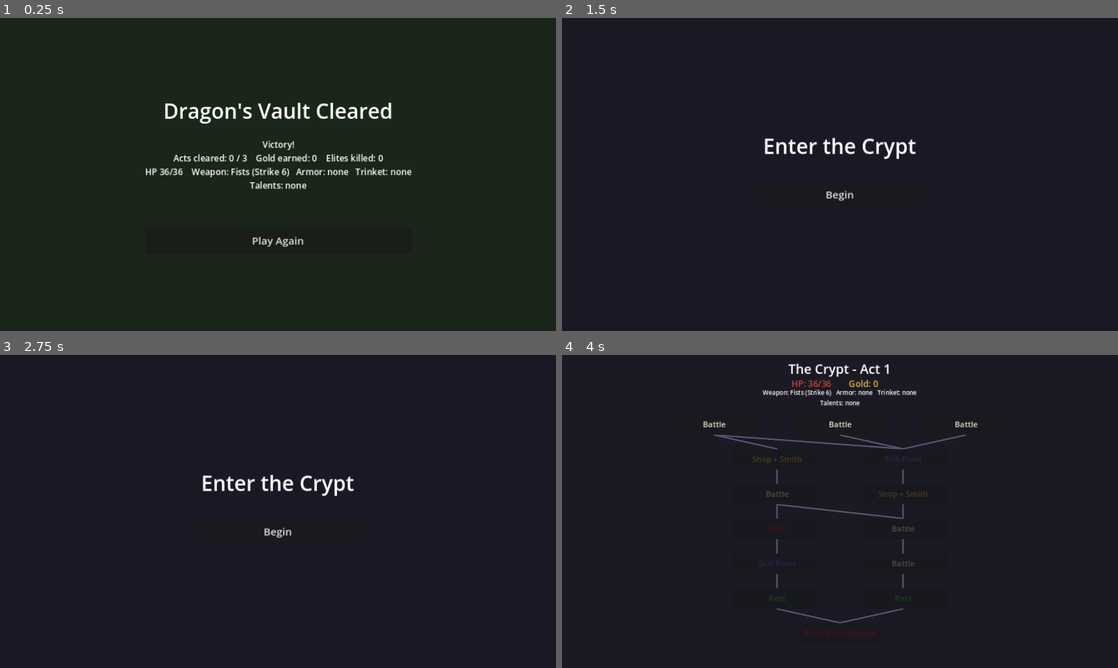
Above: before the commit, frames 1-4 (two rows, left to right).
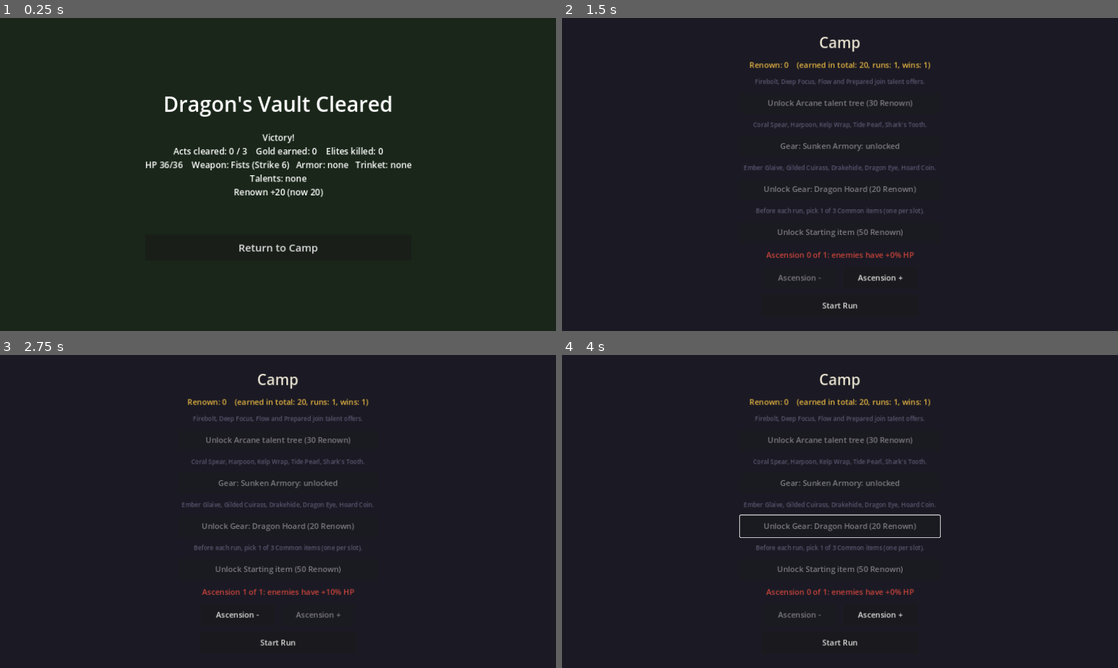
Above: after the commit, the same moments.

Repository: shaharFranses/dungeon-loadout
Game: Godot game, scene res://scenes/result.tscn
The game is run twice, just before and just after one commit, with the same random seed, the same clock (stepped at 60 frames per second) and the same inputs. This scene is started directly instead of the project's main scene.
Inputs (mouse positions are in pixels of both pictures, inside the frame that each line leads up to):
- Up to frame 1 (0.25 s): no input
- Up to frame 2 (1.5 s): click "Play Again" (after the commit: "Return to Camp") at 0.5 s; click (840, 146) at 1.25 s, where only the run after the commit has a clickable "Unlock Gear: Sunken Armory (2…"
- Up to frame 3 (2.75 s): click (316, 614) at 2 s, where only the run after the commit has a clickable "Ascension +"
- Up to frame 4 (4 s): click (801, 614) at 2.75 s, where only the run after the commit has a clickable "Ascension -"; click (840, 530) at 3.5 s, where only the run before the commit has a clickable "Begin"

The runs differ from the first frame. In frame 1, 4.5% of the frame differs, in the area x 26-74%, y 24-76%; in frame 2, 3.4%; in frame 3, 3.4%; in frame 4, 4.9%, in the area x 25-75%, y 2-93%.

Commit message:
LOOP_SPEC v3.6 Stage D: Renown, camp unlocks, Ascension, saved progress
Implements LOOP_SPEC section 5 (Stage D) on top of 739655e (Stage C v3.6).

Meta progress
- Renown per run: acts cleared x10 + elites x3 + bosses x10, +20 for a win,
  banked once on the results screen ("Return to Camp").
- New camp screen before every run: unlock the Arcane tree (30), gear
  batches Sunken Armory and Dragon Hoard (20 each, 5 new items each) and a
  Starting item choice (50: 1 of 3 Commons, one per slot, own RNG so the
  run seed is unchanged).
- Arcane locked behind Renown: the first offer shows the 2 open Skills and
  Arcane passives are left out until it is unlocked.
- Ascension after the first win: +10% enemy HP per level (summons too),
  up to 5; a win at your top level opens the next.
- Saved in window.localStorage (dungeon_loadout_meta_v1), user:// file
  off the web; the camp warns if storage is unavailable.
- QA hooks (qa=1 only): meta=reset, renown=N.

QA fixes from Stage C
- Dead enemies never act; Thorns killing a Rend attacker cancels its bleed;
  the enemy turn stops once every enemy is dead.
- Strike button shows its real damage with one-off modifiers on a second
  line (first-Strike trinket, Hexed -N); the Strike uses the same number.
- DLACTION/DLUI log the intent label (breath) with kind: heavy.

/docs: build-v3d web export (no .gz).

Diff:
--- /dev/null
+++ b/scenes/camp.tscn
@@ -0,0 +1,12 @@
+[gd_scene load_steps=2 format=3]
+
+[ext_resource type="Script" path="res://scripts/camp_scene.gd" id="1_1"]
+
+[node name="Camp" type="Control"]
+layout_mode = 3
+anchors_preset = 15
+anchor_right = 1.0
+anchor_bottom = 1.0
+grow_horizontal = 2
+grow_vertical = 2
+script = ExtResource("1_1")
--- a/scenes/result.tscn
+++ b/scenes/result.tscn
@@ -55,6 +55,6 @@
 custom_minimum_size = Vector2(0, 60)
 layout_mode = 2
 theme_override_font_sizes/font_size = 24
-text = "Play Again"
+text = "Return to Camp"
 
 [connection signal="pressed" from="VBox/PlayAgainButton" to="." method="_on_play_again_pressed"]
--- a/scripts/boot_scene.gd
+++ b/scripts/boot_scene.gd
@@ -5,4 +5,5 @@
 	RunState.qa_dump_ui(self, "boot")
 
 func _on_begin_pressed():
-	get_tree().change_scene_to_file("res://scenes/map.tscn")
+	# Stage D: the camp (Renown unlocks, Ascension) comes before every run.
+	get_tree().change_scene_to_file("res://scenes/camp.tscn")
--- /dev/null
+++ b/scripts/camp_scene.gd
@@ -0,0 +1,103 @@
+extends Control
+## Camp between runs (LOOP_SPEC section 5, Stage D): spend Renown on unlocks,
+## pick an Ascension level, then start the run. With the "start_item" unlock,
+## Start Run first offers 1 Common item per slot.
+
+const GearData = preload("res://scripts/gear_data.gd")
+const UiUtil = preload("res://scripts/ui_util.gd")
+
+var phase: String = "camp"
+var options: Array = []
+
+
+func _ready():
+	DisplayServer.window_set_title("dungeon_loadout")
+	_build()
+
+
+func _clear():
+	for child in get_children():
+		remove_child(child)
+		child.queue_free()
+
+
+func _build():
+	_clear()
+	if phase == "start_item":
+		_build_start_item()
+	else:
+		_build_camp()
+
+
+func _build_camp():
+	var meta: Dictionary = RunState.meta
+	var box := UiUtil.make_screen(self, "Camp")
+	box.add_child(UiUtil.make_label("Renown: %d    (earned in total: %d, runs: %d, wins: %d)" % [
+			int(meta.renown), int(meta.renown_total), int(meta.runs), int(meta.wins)], 18, UiUtil.GOLD))
+	for unlock_id in RunState.UNLOCK_ORDER:
+		var def: Dictionary = RunState.UNLOCKS[unlock_id]
+		box.add_child(UiUtil.make_label(String(def.text), 14, UiUtil.DIM))
+		var button: Button
+		if RunState.is_unlocked(unlock_id):
+			button = UiUtil.make_button("%s: unlocked" % def.name, func(): pass, 460.0)
+			button.disabled = true
+		else:
+			button = UiUtil.make_button("Unlock %s (%d Renown)" % [def.name, def.cost], _on_unlock.bind(unlock_id), 460.0)
+			button.disabled = not RunState.can_buy_unlock(unlock_id)
+		box.add_child(button)
+	var max_asc := int(meta.max_ascension)
+	if max_asc > 0:
+		var level := clampi(int(meta.ascension), 0, max_asc)
+		box.add_child(UiUtil.make_label("Ascension %d of %d: enemies have +%d%% HP" % [
+				level, max_asc, roundi(level * RunState.ASCENSION_HP_STEP * 100.0)], 18, UiUtil.HP))
+		var row := HBoxContainer.new()
+		row.alignment = BoxContainer.ALIGNMENT_CENTER
+		row.add_theme_constant_override("separation", 16)
+		var down := UiUtil.make_button("Ascension -", _on_ascension.bind(level - 1), 170.0)
+		down.disabled = level <= 0
+		var up := UiUtil.make_button("Ascension +", _on_ascension.bind(level + 1), 170.0)
+		up.disabled = level >= max_asc
+		row.add_child(down)
+		row.add_child(up)
+		box.add_child(row)
+	else:
+		box.add_child(UiUtil.make_label("Ascension unlocks after your first win.", 15, UiUtil.DIM))
+	if not RunState.meta_storage_ok:
+		box.add_child(UiUtil.make_label("Progress can't be saved in this browser; it lasts until you close the page.", 14, UiUtil.HP))
+	box.add_child(UiUtil.make_button("Start Run", _on_start))
+	RunState.qa_dump_ui(self, "camp", {"phase": "camp", "meta": meta, "storage_ok": RunState.meta_storage_ok})
+
+
+func _build_start_item():
+	var box := UiUtil.make_screen(self, "Choose a starting item")
+	box.add_child(UiUtil.make_label(UiUtil.status_line(), 16, UiUtil.GOLD))
+	for item in options:
+		box.add_child(UiUtil.make_label(GearData.describe(item), 16, GearData.RARITY_COLORS[item.rarity]))
+		box.add_child(UiUtil.make_button("Take %s" % item.name, _on_take.bind(item)))
+	box.add_child(UiUtil.make_button("No item", _on_take.bind({})))
+	RunState.qa_dump_ui(self, "camp", {"phase": "start_item", "offers": options})
+
+
+func _on_unlock(unlock_id: String):
+	if RunState.buy_unlock(unlock_id):
+		_build()
+
+
+func _on_ascension(level: int):
+	RunState.set_ascension(level)
+	_build()
+
+
+func _on_start():
+	RunState.reset_run()
+	if RunState.is_unlocked("start_item"):
+		options = RunState.start_item_options()
+		phase = "start_item"
+		_build()
+		return
+	get_tree().change_scene_to_file("res://scenes/map.tscn")
+
+
+func _on_take(item: Dictionary):
+	RunState.take_start_item(item)
+	get_tree().change_scene_to_file("res://scenes/map.tscn")
--- a/scripts/combat_scene.gd
+++ b/scripts/combat_scene.gd
@@ -192,7 +192,10 @@
 		elif skill.type == "strike_and_block":
 			skill_button.text = "Skill (Atk %d + Blk %d)" % [skill.damage, skill.block]
 
-	strike_button.text = "Strike (%d)" % RunState.get_strike_damage()
+	var preview: Dictionary = combat_state.strike_preview()
+	strike_button.text = "Strike (%d)" % preview.damage
+	if not preview.notes.is_empty():
+		strike_button.text += "\n" + ", ".join(preview.notes)
 	guard_button.text = "Guard (%d)" % RunState.get_guard_amount()
 	if has_skill and combat_state.skill_is_free():
 		skill_button.text += " FREE"
@@ -231,7 +234,7 @@
 	var foes: Array = []
 	for enemy in combat_state.enemies:
 		foes.append({"name": enemy.display_name, "hp": enemy.current_hp, "max_hp": enemy.max_hp,
-				"intent": enemy.get_current_intent().type, "block": enemy.block})
+				"intent": combat_state.intent_name(enemy.get_current_intent()), "block": enemy.block})
 	RunState.qa_dump_ui(self, "combat", {"turn": combat_state.player_turn_number,
 			"focus": combat_state.player_focus, "enemies": foes,
 			"enrage": combat_state.get_enrage_bonus(), "node": RunState.current_node_type,
--- a/scripts/combat_state.gd
+++ b/scripts/combat_state.gd
@@ -103,8 +103,33 @@
 	emit_signal("player_turn_started")
 
 func _make_enemy(setup: Dictionary) -> Enemy:
-	return Enemy.new(setup.id, setup.name, setup.hp, setup.pattern,
+	# Stage D Ascension: +10% enemy HP per level (summons included).
+	return Enemy.new(setup.id, setup.name, RunState.enemy_hp(int(setup.hp)), setup.pattern,
 			int(setup.get("offset", 0)), bool(setup.get("boss", false)))
+
+## What the next Strike will deal, plus the one-off modifiers behind it
+## (first-Strike trinket bonus, Hex). Used by both the button label and the Strike itself.
+func strike_preview() -> Dictionary:
+	var damage: int = RunState.get_strike_damage()
+	var notes: Array = []
+	var first_bonus := RunState.get_first_strike_bonus()
+	if not first_strike_used and first_bonus > 0:
+		damage += first_bonus
+		notes.append("%s +%d" % [String(RunState.gear.trinket.get("name", "First Strike")), first_bonus])
+	if player_hex > 0:
+		damage = maxi(0, damage - player_hex)
+		notes.append("Hexed -%d" % player_hex)
+	return {"damage": damage, "notes": notes}
+
+func any_enemy_alive() -> bool:
+	for enemy in enemies:
+		if enemy.is_alive():
+			return true
+	return false
+
+## Name used in QA logs: the intent's own label when it has one (Breath), else its type.
+static func intent_name(intent: Dictionary) -> String:
+	return String(intent.get("label", intent.type)).to_lower()
 
 func skill_is_free() -> bool:
 	var every := RunState.get_free_skill_every()
@@ -125,13 +150,9 @@
 
 	var target_index = selected_enemy_index
 	var weapon: Dictionary = RunState.weapon
-	var damage: int = RunState.get_strike_damage()
-	if not first_strike_used:
-		damage += RunState.get_first_strike_bonus()
-		first_strike_used = true
-	if player_hex > 0:
-		damage = maxi(0, damage - player_hex)
-		player_hex = 0
+	var damage: int = strike_preview().damage
+	first_strike_used = true
+	player_hex = 0
 	var instakill: float = float(weapon.get("instakill", 0.0))
 	if instakill > 0.0 and not target.is_boss and RunState.rng.randf() < instakill:
 		_deal_damage_to_enemy(target_index, target.current_hp + target.block)
@@ -279,7 +300,7 @@
 		_run_intent(enemy, i)
 
 		await get_tree().create_timer(0.5).timeout
-		if player_hp <= 0:
+		if player_hp <= 0 or not any_enemy_alive():
 			break
 
 	for enemy in acting:
@@ -293,14 +314,19 @@
 	_start_player_turn()
 
 func _run_intent(enemy: Enemy, i: int):
+	# A dead enemy never acts (QA Stage C: a dead Ghoul still struck).
+	if not enemy.is_alive() or not combat_active:
+		return
 	var intent = enemy.get_current_intent()
 	var bonus := get_enrage_bonus()
 	var hp_before := player_hp
 	var block_before := player_block
+	var enemy_hp_before := enemy.current_hp
 	_run_intent_effect(enemy, i, intent, bonus)
-	RunState.qa_log("ACTION", {"turn": player_turn_number, "enemy": enemy.display_name, "intent": intent.type,
-			"value": intent.get("value", 0), "block_before": block_before, "hp": [hp_before, player_hp],
-			"enemy_hp": enemy.current_hp, "enemies": enemies.size()})
+	RunState.qa_log("ACTION", {"turn": player_turn_number, "enemy": enemy.display_name, "intent": intent_name(intent),
+			"kind": intent.type, "value": intent.get("value", 0), "block_before": block_before,
+			"hp": [hp_before, player_hp], "enemy_hp_before": enemy_hp_before, "enemy_hp": enemy.current_hp,
+			"died": not enemy.is_alive(), "enemies": enemies.size()})
 
 func _run_intent_effect(enemy: Enemy, i: int, intent: Dictionary, bonus: int):
 	match intent.type:
@@ -311,8 +337,10 @@
 				_deal_damage_to_player(enemy.attack_value(intent) + bonus, enemy)
 		"rend":
 			_deal_damage_to_player(enemy.attack_value(intent) + bonus, enemy)
-			player_bleed = int(intent.bleed)
-			player_bleed_turns = int(intent.bleed_turns)
+			# If Thorns killed the attacker on this hit, its Rend bleed does not follow.
+			if enemy.is_alive():
+				player_bleed = int(intent.bleed)
+				player_bleed_turns = int(intent.bleed_turns)
 		"tidal":
 			_deal_damage_to_player(enemy.attack_value(intent) + bonus, enemy, 0.5)
 		"drain":
--- a/scripts/gear_data.gd
+++ b/scripts/gear_data.gd
@@ -28,6 +28,10 @@
 	{"id": "moonblade", "slot": "weapon", "name": "Moonblade", "rarity": "rare", "strike": 13},
 	{"id": "knights_greatsword", "slot": "weapon", "name": "Knight's Greatsword", "rarity": "rare", "strike": 14},
 	{"id": "vorpal_sword", "slot": "weapon", "name": "Vorpal Sword", "rarity": "legendary", "strike": 16, "instakill": 0.1},
+	# Stage D unlock batches (camp, 20 Renown each). "batch" items only drop once unlocked.
+	{"id": "coral_spear", "slot": "weapon", "name": "Coral Spear", "rarity": "common", "strike": 9, "batch": "gear_sunken"},
+	{"id": "harpoon", "slot": "weapon", "name": "Harpoon", "rarity": "uncommon", "strike": 11, "burn": 1, "batch": "gear_sunken"},
+	{"id": "ember_glaive", "slot": "weapon", "name": "Ember Glaive", "rarity": "rare", "strike": 13, "burn": 3, "batch": "gear_hoard"},
 ]
 
 # Armor: "block" = Block at the start of each fight, "guard" = extra Block when you Guard.
@@ -44,6 +48,9 @@
 	{"id": "wardens_mail", "slot": "armor", "name": "Warden's Mail", "rarity": "rare", "block": 5, "guard": 3},
 	{"id": "spiked_plate", "slot": "armor", "name": "Spiked Plate", "rarity": "rare", "block": 6, "guard": 1, "thorns": 2},
 	{"id": "dragonscale", "slot": "armor", "name": "Dragonscale", "rarity": "legendary", "block": 8, "guard": 3},
+	{"id": "kelp_wrap", "slot": "armor", "name": "Kelp Wrap", "rarity": "common", "block": 2, "guard": 2, "batch": "gear_sunken"},
+	{"id": "drakehide", "slot": "armor", "name": "Drakehide", "rarity": "rare", "block": 6, "guard": 2, "thorns": 1, "batch": "gear_hoard"},
+	{"id": "gilded_cuirass", "slot": "armor", "name": "Gilded Cuirass", "rarity": "uncommon", "block": 5, "guard": 2, "batch": "gear_hoard"},
 ]
 
 # Trinkets: one passive rule each.
@@ -60,6 +67,10 @@
 	{"id": "vampire_fang", "slot": "trinket", "name": "Vampire Fang", "rarity": "rare", "kill_heal": 3},
 	{"id": "sages_hourglass", "slot": "trinket", "name": "Sage's Hourglass", "rarity": "rare", "start_focus": 2},
 	{"id": "crown_of_ages", "slot": "trinket", "name": "Crown of Ages", "rarity": "legendary", "max_focus": 1, "heal_after_fight": 5},
+	{"id": "tide_pearl", "slot": "trinket", "name": "Tide Pearl", "rarity": "uncommon", "heal_after_fight": 4, "start_block": 2, "batch": "gear_sunken"},
+	{"id": "sharks_tooth", "slot": "trinket", "name": "Shark's Tooth", "rarity": "rare", "first_strike": 6, "kill_heal": 2, "batch": "gear_sunken"},
+	{"id": "dragon_eye", "slot": "trinket", "name": "Dragon Eye", "rarity": "rare", "max_focus": 1, "strike_bonus": 1, "batch": "gear_hoard"},
+	{"id": "hoard_coin", "slot": "trinket", "name": "Hoard Coin", "rarity": "common", "bonus_gold": 8, "batch": "gear_hoard"},
 ]
 
 const SLOTS := ["weapon", "armor", "trinket"]
@@ -84,13 +95,36 @@
 	return table.keys()[0]
 
 
-static func items_for(slot: String) -> Array:
+## Unlocked Stage D batch ids (set by RunState from the saved meta progress).
+static var unlocked_batches: Array = []
+
+
+static func all_items_for(slot: String) -> Array:
 	match slot:
 		"armor":
 			return ARMORS
 		"trinket":
 			return TRINKETS
 	return WEAPONS
+
+
+## Items that can currently drop or be stocked: the base pool plus unlocked batches.
+static func items_for(slot: String) -> Array:
+	var result: Array = []
+	for item in all_items_for(slot):
+		var batch := String(item.get("batch", ""))
+		if batch == "" or unlocked_batches.has(batch):
+			result.append(item)
+	return result
+
+
+static func batch_items(batch: String) -> Array:
+	var result: Array = []
+	for slot in SLOTS:
+		for item in all_items_for(slot):
+			if String(item.get("batch", "")) == batch:
+				result.append(item)
+	return result
 
 
 static func pick_item(rng: RandomNumberGenerator, slot: String, rarity: String, exclude_ids: Array = []) -> Dictionary:
--- /dev/null
+++ b/scripts/meta_store.gd
@@ -0,0 +1,72 @@
+extends RefCounted
+## Meta progress (LOOP_SPEC section 5): Renown, unlocks and Ascension.
+## On the web it lives in window.localStorage (portal-safe, no account).
+## Elsewhere (editor, headless tests) it falls back to a user:// JSON file.
+
+const KEY := "dungeon_loadout_meta_v1"
+const FILE := "user://meta_v1.json"
+const INT_KEYS := ["version", "renown", "renown_total", "runs", "wins", "ascension", "max_ascension"]
+
+
+static func default_meta() -> Dictionary:
+	return {
+		"version": 1,
+		"renown": 0,         # unspent
+		"renown_total": 0,   # ever earned
+		"runs": 0,
+		"wins": 0,
+		"unlocks": {},       # unlock id -> true
+		"ascension": 0,      # level chosen for the next run
+		"max_ascension": 0,  # highest level you may pick (0 until the first win)
+	}
+
+
+static func _normalize(raw) -> Dictionary:
+	var meta := default_meta()
+	if typeof(raw) == TYPE_DICTIONARY:
+		for k in raw:
+			meta[k] = raw[k]
+	for k in INT_KEYS:
+		meta[k] = int(meta.get(k, 0))
+	if typeof(meta.unlocks) != TYPE_DICTIONARY:
+		meta.unlocks = {}
+	return meta
+
+
+static func load_meta() -> Dictionary:
+	var text := ""
+	if OS.has_feature("web"):
+		var v = JavaScriptBridge.eval(
+				"(function(){try{return window.localStorage.getItem('%s')||''}catch(e){return ''}})()" % KEY, true)
+		if typeof(v) == TYPE_STRING:
+			text = v
+	elif FileAccess.file_exists(FILE):
+		text = FileAccess.get_file_as_string(FILE)
+	if text == "":
+		return default_meta()
+	return _normalize(JSON.parse_string(text))
+
+
+## Returns false when storage is unavailable (e.g. a sandboxed iframe); the game keeps
+## working with in-memory progress for this session.
+static func save_meta(meta: Dictionary) -> bool:
+	var text := JSON.stringify(meta)
+	if OS.has_feature("web"):
+		var ok = JavaScriptBridge.eval(
+				"(function(){try{window.localStorage.setItem('%s', %s);return 'ok'}catch(e){return 'fail'}})()"
+				% [KEY, JSON.stringify(text)], true)
+		# Compare as text: the bridge's return type for JS booleans is not reliable.
+		return typeof(ok) == TYPE_STRING and String(ok) == "ok"
+	var f := FileAccess.open(FILE, FileAccess.WRITE)
+	if f == null:
+		return false
+	f.store_string(text)
+	f.close()
+	return true
+
+
+static func clear_meta():
+	if OS.has_feature("web"):
+		JavaScriptBridge.eval("(function(){try{window.localStorage.removeItem('%s')}catch(e){}})()" % KEY, true)
+	elif FileAccess.file_exists(FILE):
+		DirAccess.remove_absolute(ProjectSettings.globalize_path(FILE))
--- a/scripts/result_scene.gd
+++ b/scripts/result_scene.gd
@@ -7,11 +7,14 @@
 func _ready():
 	DisplayServer.window_set_title("dungeon_loadout")
 	var won := RunState.player_hp > 0
+	var renown := RunState.finish_run(won)
 	var lines: Array = [
 		"Acts cleared: %d / %d    Gold earned: %d    Elites killed: %d" % [
 				RunState.acts_cleared, RunState.FINAL_ACT, RunState.gold_earned, RunState.elites_killed],
 		"HP %d/%d    %s" % [RunState.player_hp, RunState.player_max_hp, RunState.gear_line()],
 		"Talents: %s" % RunState.talent_label(),
+		"Renown +%d (now %d)%s" % [renown, int(RunState.meta.renown),
+				"    Ascension %d" % RunState.ascension if RunState.ascension > 0 else ""],
 	]
 	if won:
 		result_text.text = "Dragon's Vault Cleared"
@@ -21,8 +24,9 @@
 		result_text.text = "Fallen"
 		sub_text.text = "Defeat in Act %d, row %d\n%s" % [RunState.act, RunState.current_row + 1, "\n".join(lines)]
 		$ColorRect.color = Color(0.15, 0.1, 0.1)
-	RunState.qa_dump_ui(self, "result", {"won": won, "acts_cleared": RunState.acts_cleared, "gold_earned": RunState.gold_earned})
+	RunState.qa_dump_ui(self, "result", {"won": won, "acts_cleared": RunState.acts_cleared, "gold_earned": RunState.gold_earned,
+			"renown_earned": renown, "meta": RunState.meta})
 
 
 func _on_play_again_pressed():
-	get_tree().change_scene_to_file("res://scenes/boot.tscn")
+	get_tree().change_scene_to_file("res://scenes/camp.tscn")
--- a/scripts/run_state.gd
+++ b/scripts/run_state.gd
@@ -8,6 +8,7 @@
 const TalentData = preload("res://scripts/talent_data.gd")
 const MapGen = preload("res://scripts/map_gen.gd")
 const Encounters = preload("res://scripts/encounters.gd")
+const MetaStore = preload("res://scripts/meta_store.gd")
 
 const REST_HEAL_PCT: float = 0.3
 const SHOP_HEAL_AMOUNT: int = 10
@@ -22,6 +23,33 @@
 const FINAL_ACT: int = 3
 
 const ACT_MAX_HP := {1: 36, 2: 48, 3: 60}  # v3.4: +12 per act
+
+# ---- Stage D meta (LOOP_SPEC section 5) ----
+const RENOWN_PER_ACT: int = 10
+const RENOWN_PER_ELITE: int = 3
+const RENOWN_PER_BOSS: int = 10
+const RENOWN_WIN_BONUS: int = 20
+const MAX_ASCENSION: int = 5
+const ASCENSION_HP_STEP: float = 0.10
+const UNLOCKS := {
+	"arcane": {"name": "Arcane talent tree", "cost": 30,
+			"text": "Firebolt, Deep Focus, Flow and Prepared join talent offers."},
+	"gear_sunken": {"name": "Gear: Sunken Armory", "cost": 20,
+			"text": "Coral Spear, Harpoon, Kelp Wrap, Tide Pearl, Shark's Tooth."},
+	"gear_hoard": {"name": "Gear: Dragon Hoard", "cost": 20,
+			"text": "Ember Glaive, Gilded Cuirass, Drakehide, Dragon Eye, Hoard Coin."},
+	"start_item": {"name": "Starting item", "cost": 50,
+			"text": "Before each run, pick 1 of 3 Common items (one per slot)."},
+}
+const UNLOCK_ORDER := ["arcane", "gear_sunken", "gear_hoard", "start_item"]
+
+var meta: Dictionary = {}
+var meta_storage_ok: bool = true
+var ascension: int = 0
+var bosses_killed: int = 0
+var run_renown: int = 0
+var run_finished: bool = false
+var start_item_taken: bool = false
 var player_max_hp: int = 36
 var player_hp: int = 36
 
@@ -65,7 +93,9 @@
 
 
 func _ready():
+	meta = MetaStore.load_meta()
 	_read_url_options()
+	_apply_unlocks()
 
 
 func _read_url_options():
@@ -82,6 +112,23 @@
 			qa_mode = kv.size() < 2 or kv[1] != "0"
 		elif kv[0] == "act" and kv.size() > 1 and kv[1].is_valid_int():
 			forced_act = clampi(int(kv[1]), 1, FINAL_ACT)
+		elif kv[0] == "meta" and kv.size() > 1:
+			qa_meta_ops.append(kv[1])
+		elif kv[0] == "renown" and kv.size() > 1 and kv[1].is_valid_int():
+			qa_renown = int(kv[1])
+	# QA only: ?qa=1&meta=reset wipes saved progress, &renown=N sets unspent Renown.
+	if qa_mode:
+		if qa_meta_ops.has("reset"):
+			MetaStore.clear_meta()
+			meta = MetaStore.default_meta()
+		if qa_renown >= 0:
+			meta.renown = qa_renown
+		if qa_meta_ops.has("reset") or qa_renown >= 0:
+			save_meta()
+
+
+var qa_meta_ops: Array = []
+var qa_renown: int = -1
 
 
 func reset_run():
@@ -102,6 +149,12 @@
 	skill_id = ""
 	acts_cleared = act - 1
 	elites_killed = 0
+	bosses_killed = 0
+	run_renown = 0
+	run_finished = false
+	start_item_taken = false
+	ascension = clampi(int(meta.get("ascension", 0)), 0, int(meta.get("max_ascension", 0)))
+	_apply_unlocks()
 	_start_act()
 
 
@@ -297,7 +350,7 @@
 
 
 func talent_offer() -> Array:
-	return TalentData.roll_offer(rng, talents, skill_id)
+	return TalentData.roll_offer(rng, talents, skill_id, locked_trees())
 
 
 func get_skill_effect() -> Dictionary:
@@ -390,6 +443,7 @@
 			pending_offers.append(_roll_drop(GearData.ELITE_RARITY))
 		"boss":
 			last_gold_reward = BOSS_GOLD
+			bosses_killed += 1
 			if act < FINAL_ACT:
 				var taken: Array = []
 				for _i in range(3):
@@ -458,6 +512,7 @@
 		"weapon": weapon_label(), "strike": get_strike_damage(), "talent": talent_label(),
 		"armor": item_label("armor"), "trinket": item_label("trinket"), "act": act,
 		"talents": talents, "skill_id": skill_id, "guard": get_guard_amount(),
+		"renown": int(meta.get("renown", 0)), "ascension": ascension,
 		"buttons": buttons,
 	}
 	data.merge(extra)
@@ -474,3 +529,94 @@
 		})
 	for child in node.get_children():
 		_collect_buttons(child, out)
+
+
+# ---- Meta progress: Renown, unlocks, Ascension (Stage D) ----
+
+func save_meta() -> bool:
+	meta_storage_ok = MetaStore.save_meta(meta)
+	return meta_storage_ok
+
+
+func is_unlocked(unlock_id: String) -> bool:
+	return bool(meta.get("unlocks", {}).get(unlock_id, false))
+
+
+func can_buy_unlock(unlock_id: String) -> bool:
+	return UNLOCKS.has(unlock_id) and not is_unlocked(unlock_id) \
+			and int(meta.renown) >= int(UNLOCKS[unlock_id].cost)
+
+
+func buy_unlock(unlock_id: String) -> bool:
+	if not can_buy_unlock(unlock_id):
+		return false
+	meta.renown = int(meta.renown) - int(UNLOCKS[unlock_id].cost)
+	meta.unlocks[unlock_id] = true
+	_apply_unlocks()
+	save_meta()
+	qa_log("UNLOCK", {"id": unlock_id, "renown": meta.renown})
+	return true
+
+
+func _apply_unlocks():
+	var batches: Array = []
+	for batch in ["gear_sunken", "gear_hoard"]:
+		if is_unlocked(batch):
+			batches.append(batch)
+	GearData.unlocked_batches = batches
+
+
+func locked_trees() -> Array:
+	return [] if is_unlocked("arcane") else ["Arcane"]
+
+
+func set_ascension(level: int):
+	meta.ascension = clampi(level, 0, int(meta.max_ascension))
+	save_meta()
+
+
+func enemy_hp(base_hp: int) -> int:
+	## Ascension: +10% enemy HP per level, rounded.
+	return roundi(base_hp * (1.0 + ASCENSION_HP_STEP * ascension))
+
+
+func renown_for_run(won: bool) -> int:
+	## LOOP_SPEC 5: acts cleared x10 + elites killed x3 + bosses x10, +20 for a win.
+	return acts_cleared * RENOWN_PER_ACT + elites_killed * RENOWN_PER_ELITE \
+			+ bosses_killed * RENOWN_PER_BOSS + (RENOWN_WIN_BONUS if won else 0)
+
+
+func finish_run(won: bool) -> int:
+	## Called once by the results screen. Banks Renown and, on a win, opens the next
+	## Ascension level (a win at your current top level unlocks one more, up to 5).
+	if run_finished:
+		return run_renown
+	run_finished = true
+	run_renown = renown_for_run(won)
+	meta.renown = int(meta.renown) + run_renown
+	meta.renown_total = int(meta.renown_total) + run_renown
+	meta.runs = int(meta.runs) + 1
+	if won:
+		meta.wins = int(meta.wins) + 1
+		if ascension >= int(meta.max_ascension) and int(meta.max_ascension) < MAX_ASCENSION:
+			meta.max_ascension = ascension + 1
+	save_meta()
+	qa_log("RENOWN", {"won": won, "earned": run_renown, "acts": acts_cleared, "elites": elites_killed,
+			"bosses": bosses_killed, "ascension": ascension, "meta": meta})
+	return run_renown
+
+
+func start_item_options() -> Array:
+	## One Common per slot. Uses its own RNG so taking or skipping does not change the run's seed.
+	var pick_rng := RandomNumberGenerator.new()
+	pick_rng.seed = hash(str(run_seed) + ":start_item")
+	var options: Array = []
+	for slot in GearData.SLOTS:
+		options.append(GearData.pick_item(pick_rng, slot, "common"))
+	return options
+
+
+func take_start_item(item: Dictionary):
+	if not start_item_taken and not item.is_empty():
+		equip(item)
+	start_item_taken = true
--- a/scripts/talent_data.gd
+++ b/scripts/talent_data.gd
@@ -56,17 +56,18 @@
 ## Up to 3 talents drawn from what you have not maxed. Your first pick is always
 ## one of the 3 tree Skills (it becomes your Skill button); after that, other trees'
 ## Skill talents are left out.
-static func roll_offer(rng: RandomNumberGenerator, ranks: Dictionary, skill_id: String) -> Array:
+## locked_trees: trees not unlocked yet (Stage D: Arcane until 30 Renown).
+static func roll_offer(rng: RandomNumberGenerator, ranks: Dictionary, skill_id: String, locked_trees: Array = []) -> Array:
 	if skill_id == "":
 		var skills: Array = []
 		for t in TALENTS:
-			if t.get("skill", false):
+			if t.get("skill", false) and not locked_trees.has(t.tree):
 				skills.append(t.id)
 		return skills
 	var pool: Array = []
 	for t in TALENTS:
 		var rank := int(ranks.get(t.id, 0))
-		if rank >= MAX_RANK:
+		if rank >= MAX_RANK or locked_trees.has(t.tree):
 			continue
 		if t.get("skill", false) and skill_id != "" and t.id != skill_id:
 			continue
Not shown, changed: README.md
Not shown, changed: docs/index.html
Not shown, changed: docs/index.js
Not shown, changed: docs/index.pck
